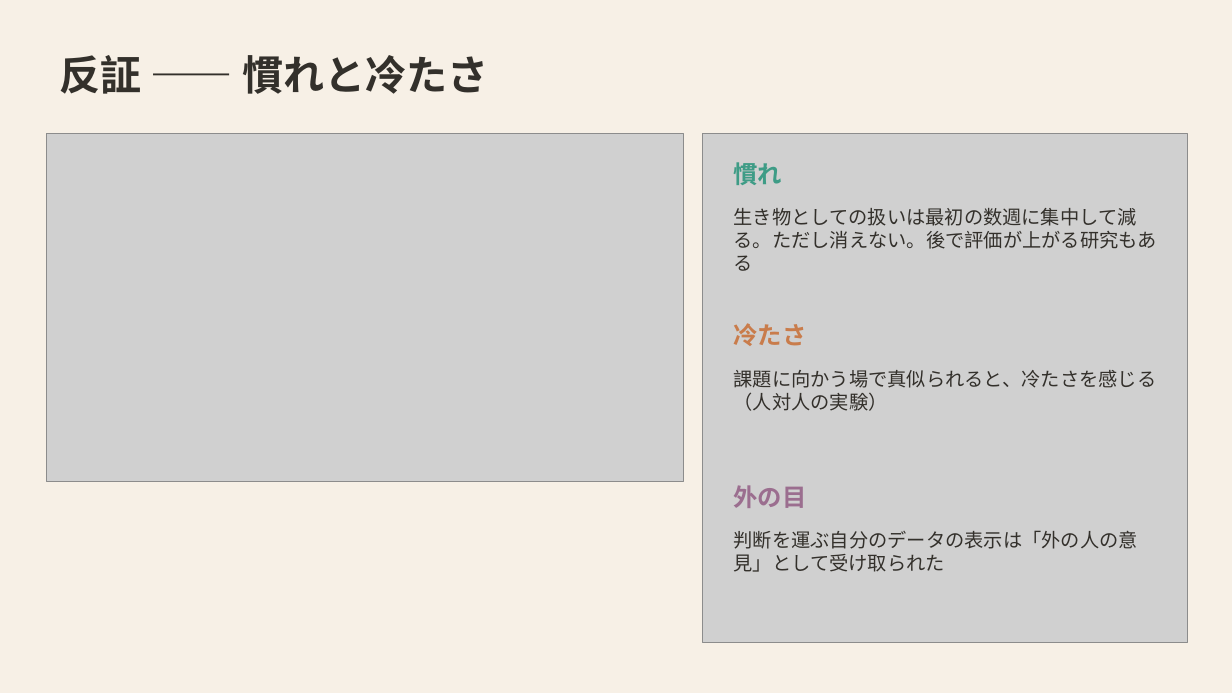
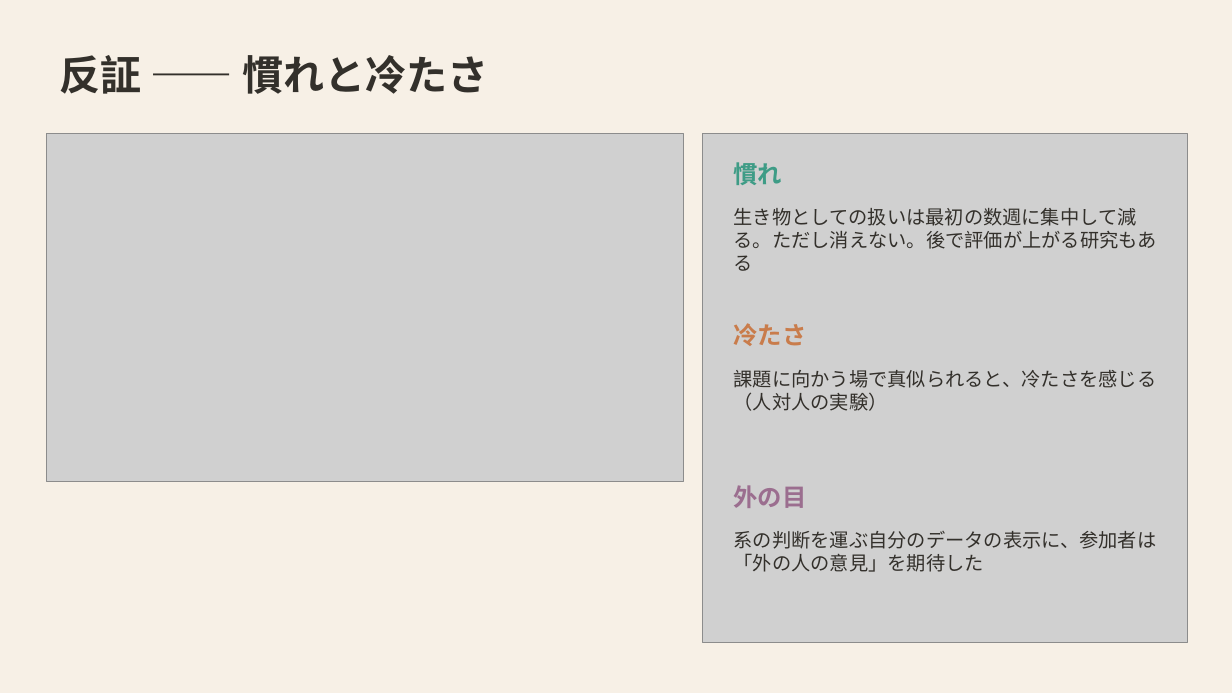
Before and after one commit to mikotomiura/GSE-prototype, a slide deck: slide 14 of docs/slides/project-overview/GSE_handmark_design.pptx. Drawn at 1232x693 pixels with LibreOffice and Linux fonts; fonts in the diff are those of the drawing; grey boxes stand for pictures. Boxes give left, top, right and bottom in pixels: in the first picture for what was removed or moved away, otherwise in the second. Text is boxed around its words. In the diff, an @@ line names an element or a change of style, - is before the commit and + after.

```diff
--- a/docs/slides/project-overview/GSE_handmark_design.pptx
+++ b/docs/slides/project-overview/GSE_handmark_design.pptx
@@ text at <box>734,531,1157,572</box>: text changed @@
-判断を運ぶ自分のデータの表示は「外の人の意見」として受け取られた
+系の判断を運ぶ自分のデータの表示に、参加者は「外の人の意見」を期待した
```
Also in this commit, not shown: 5 other slides changed, 7 other files.
